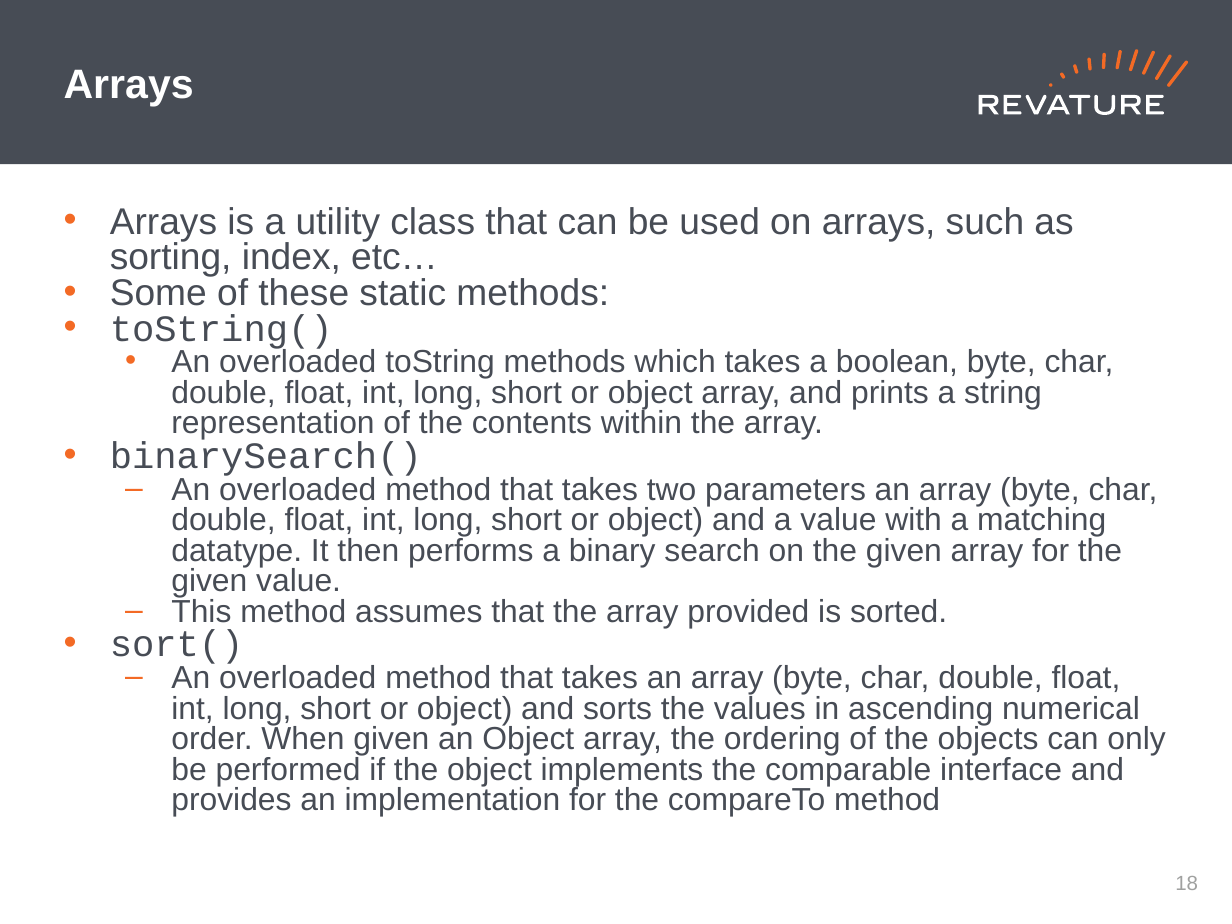
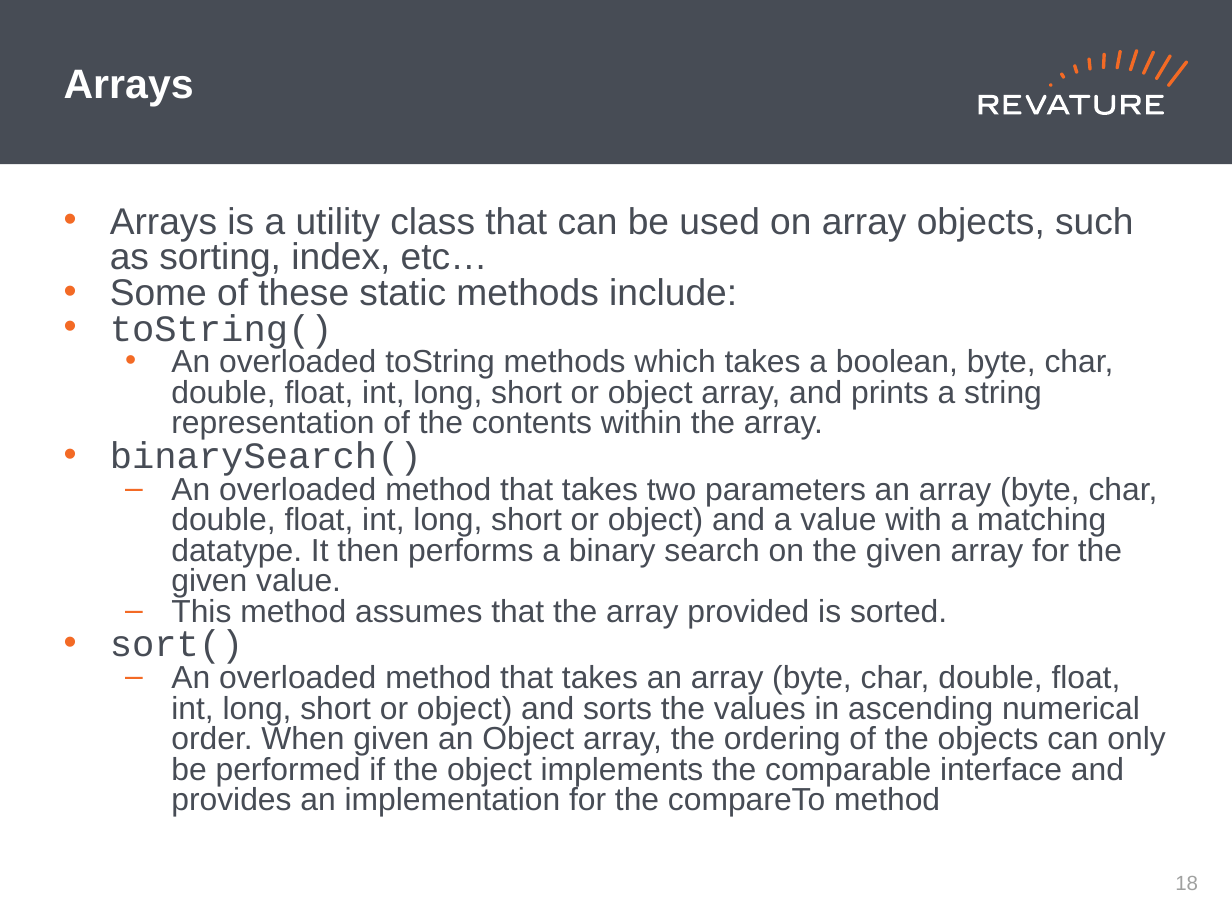
Before and after one commit to jhigherevature/ROCP-210208, a slide deck: slide 19 of powerpoints/Roc_Day5.pptx. Drawn at 1232x924 pixels with LibreOffice and Linux fonts; fonts in the diff are those of the drawing. Boxes give left, top, right and bottom in pixels: in the first picture for what was removed or moved away, otherwise in the second. Text is boxed around its words. In the diff, an @@ line names an element or a change of style, - is before the commit and + after.

```diff
--- a/powerpoints/Roc_Day5.pptx
+++ b/powerpoints/Roc_Day5.pptx
@@ text at bbox=[110, 207, 1133, 306]: text changed @@
-• Arrays is a utility class that can be used on arrays, such as sorting, index, etc…
-• Some of these static methods:
+• Arrays is a utility class that can be used on array objects, such as sorting, index, etc…
+• Some of these static methods include:
```
Also in this commit, not shown: 3 other slides changed, 1 slide added, 14 other files.
